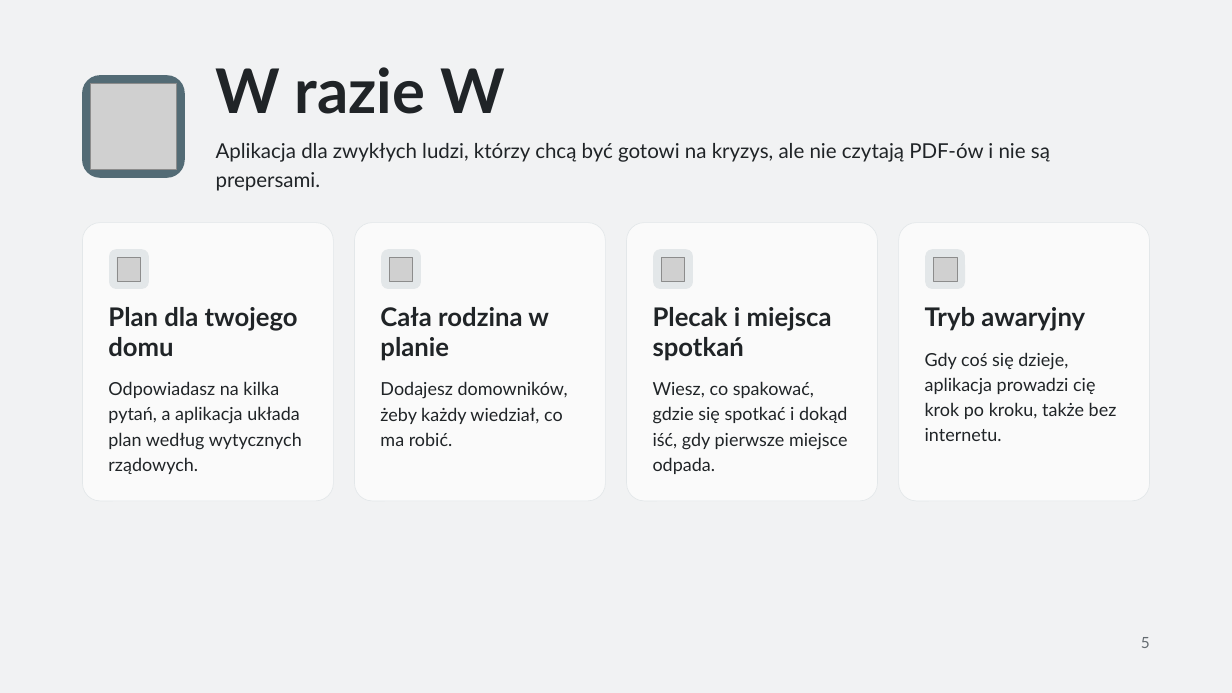
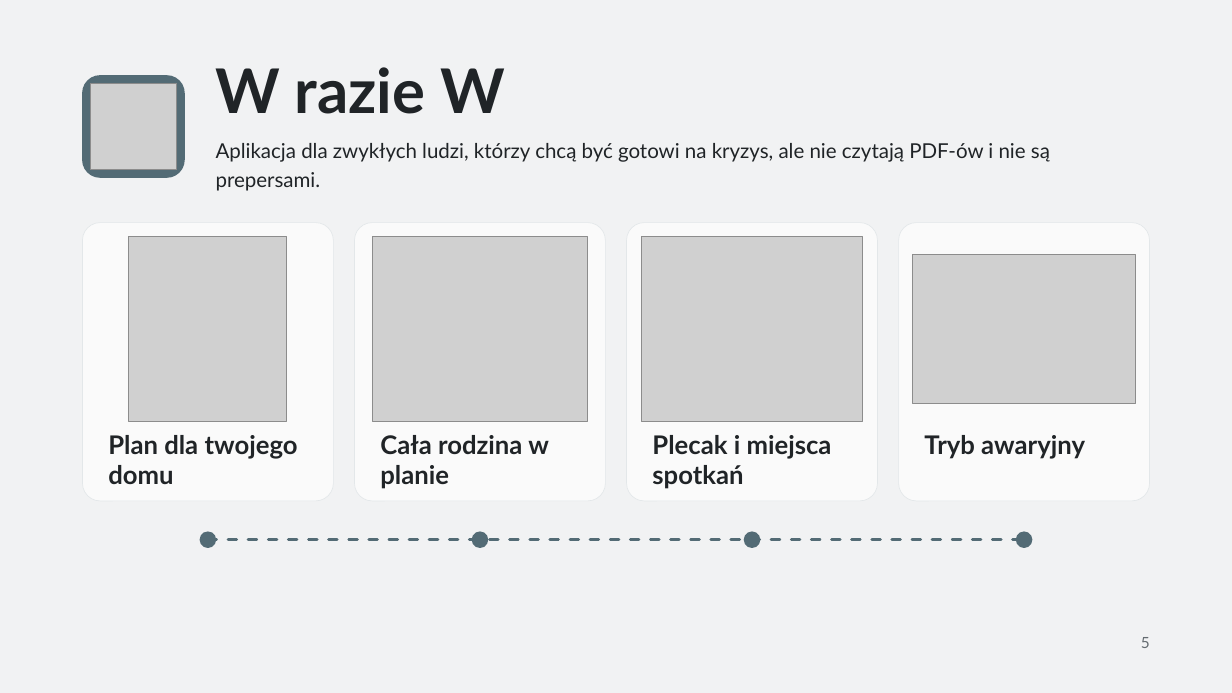
Before and after one commit to jazlik/turbo-defence, a slide deck: slide 5 of context/foundation/prezentacja/W_razie_W_HackYeah_2026_wersja_robocza.pptx. Drawn at 1232x693 pixels with LibreOffice and Linux fonts; fonts in the diff are those of the drawing; grey boxes stand for pictures. Boxes give left, top, right and bottom in pixels: in the first picture for what was removed or moved away, otherwise in the second. Text is boxed around its words. In the diff, an @@ line names an element or a change of style, - is before the commit and + after.

```diff
--- a/context/foundation/prezentacja/W_razie_W_HackYeah_2026_wersja_robocza.pptx
+++ b/context/foundation/prezentacja/W_razie_W_HackYeah_2026_wersja_robocza.pptx
@@ picture added at bbox=[128, 237, 287, 421] @@
@@ picture added at bbox=[372, 237, 588, 421] @@
@@ picture added at bbox=[641, 237, 862, 421] @@
@@ rounded rectangle removed at bbox=[109, 250, 149, 289] @@
@@ picture removed at bbox=[117, 257, 141, 281] @@
@@ rounded rectangle removed at bbox=[381, 250, 421, 289] @@
@@ picture removed at bbox=[389, 257, 413, 281] @@
@@ rounded rectangle removed at bbox=[653, 250, 693, 289] @@
@@ picture removed at bbox=[662, 257, 686, 281] @@
@@ picture added at bbox=[913, 255, 1137, 404] @@
@@ rounded rectangle removed at bbox=[925, 250, 965, 289] @@
@@ picture removed at bbox=[933, 257, 958, 281] @@
@@ text removed at bbox=[925, 352, 1117, 441] @@
-Gdy coś się dzieje, aplikacja prowadzi cię krok po kroku, także bez internetu.
@@ text removed at bbox=[108, 381, 302, 474] @@
-Odpowiadasz na kilka pytań, a aplikacja układa plan według wytycznych rządowych.
@@ text removed at bbox=[380, 381, 568, 446] @@
-Dodajesz domowników, żeby każdy wiedział, co ma robić.
@@ text removed at bbox=[653, 381, 848, 474] @@
-Wiesz, co spakować, gdzie się spotkać i dokąd iść, gdy pierwsze miejsce odpada.
@@ text "Plan dla twojego domu": place and size @@
-text "Plan dla twojego domu" at bbox=[108, 307, 298, 356]
+text "Plan dla twojego domu" at bbox=[108, 435, 298, 484]
@@ text "Cała rodzina w planie": place and size @@
-text "Cała rodzina w planie" at bbox=[380, 307, 549, 361]
+text "Cała rodzina w planie" at bbox=[380, 435, 549, 489]
@@ text "Plecak i miejsca spotkań": place and size @@
-text "Plecak i miejsca spotkań" at bbox=[653, 307, 832, 361]
+text "Plecak i miejsca spotkań" at bbox=[652, 435, 832, 489]
@@ text "Tryb awaryjny": place and size @@
-text "Tryb awaryjny" at bbox=[925, 307, 1085, 331]
+text "Tryb awaryjny" at bbox=[924, 435, 1085, 459]
@@ ellipse added at bbox=[200, 531, 216, 548], fill #536B75 @@
@@ ellipse added at bbox=[471, 531, 488, 548], fill #536B75 @@
@@ ellipse added at bbox=[744, 531, 761, 548], fill #536B75 @@
@@ ellipse added at bbox=[1016, 531, 1032, 548], fill #536B75 @@
@@ freeform shape added at bbox=[208, 540, 1024, 541], outline #536B75 2.25 pt dashed @@
```
Also in this commit, not shown: 6 other slides changed, 11 other files.
